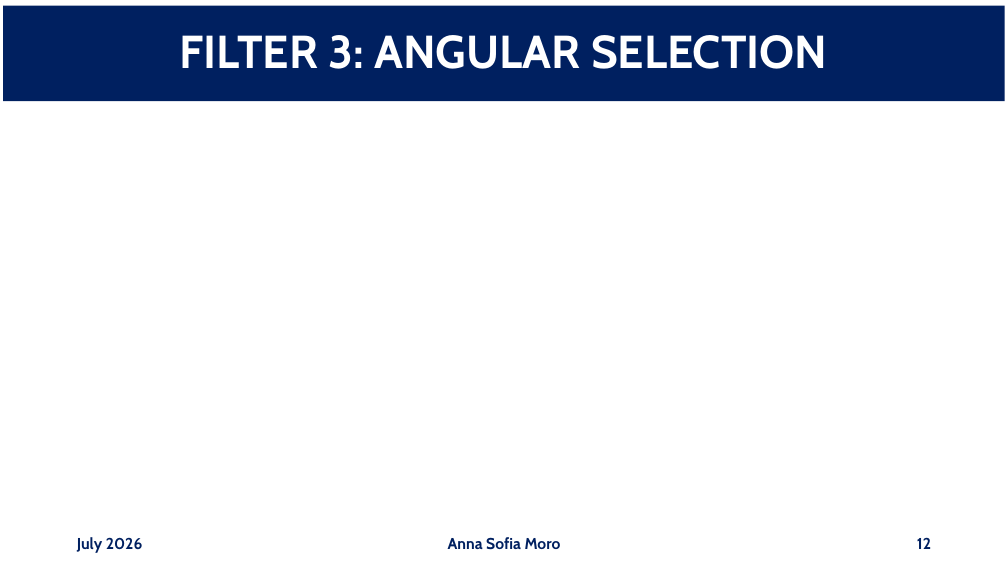
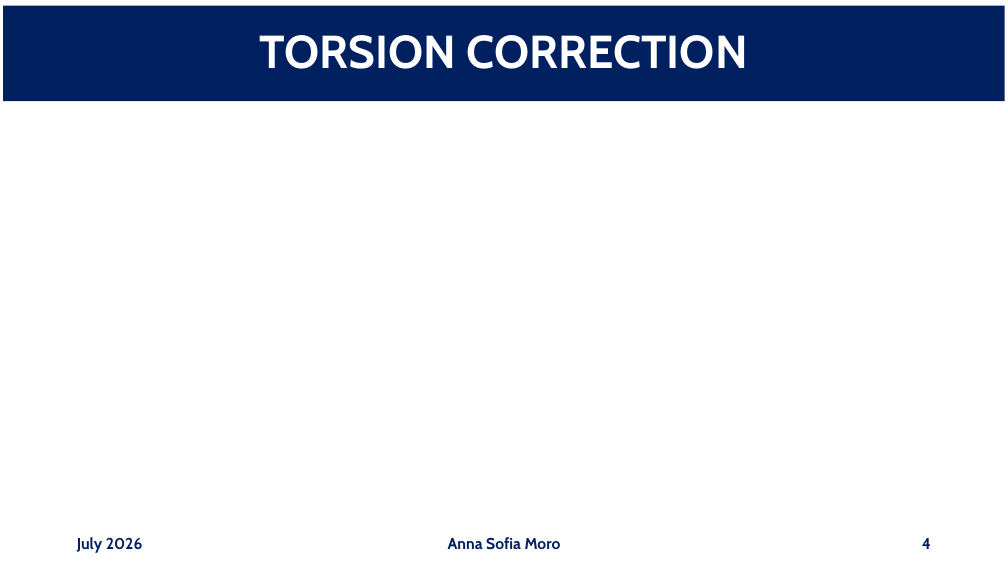
Before and after one commit to annaasofia/tesi, a slide deck: slide 4 of slides/week3.pptx (slide 12 before the commit). Drawn at 1008x567 pixels with LibreOffice and Linux fonts; fonts in the diff are those of the drawing; grey boxes stand for pictures. Boxes give left, top, right and bottom in pixels: in the first picture for what was removed or moved away, otherwise in the second. Text is boxed around its words. In the diff, an @@ line names an element or a change of style, - is before the commit and + after.

```diff
--- a/slides/week3.pptx
+++ b/slides/week3.pptx
@@ title at <box>260,35,748,69</box>: text changed @@
-FILTER 3: ANGULAR SELECTION
+TORSION CORRECTION
@@ page number at <box>922,538,931,549</box>: text changed @@
-12
+4
```
Also in this commit, not shown: 5 other slides changed, 10 slides removed, 1 other file.
